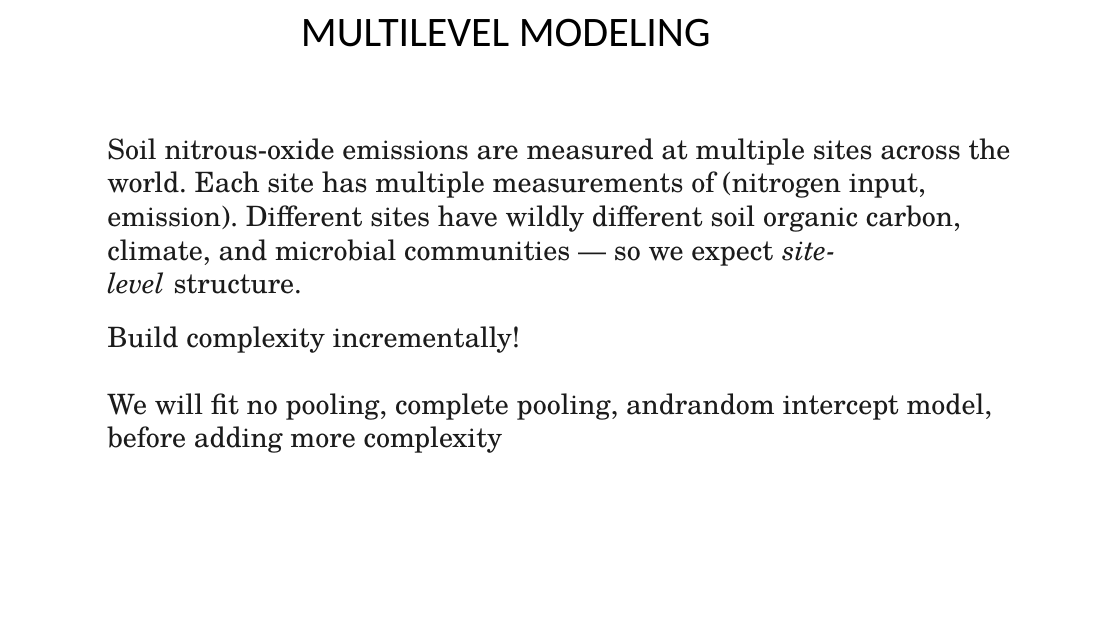
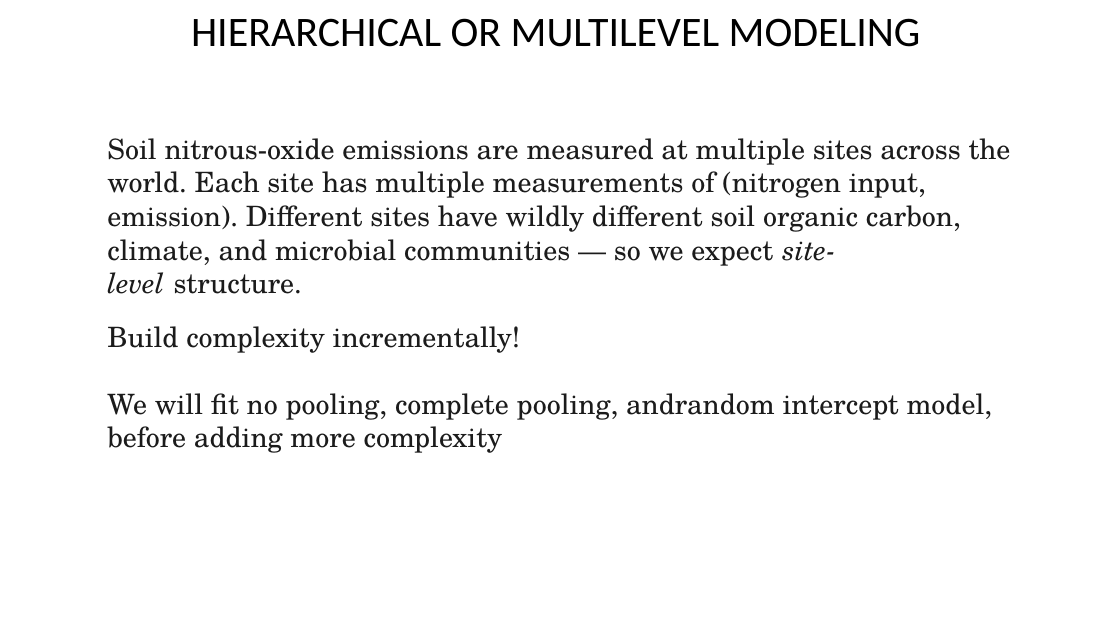
Before and after one commit to taaltree/FW536, a slide deck: slide 13 of Day5_BayesII/FW536_Day5_BayesII.pptx (slide 15 before the commit). Drawn at 1120x630 pixels with LibreOffice and Linux fonts; fonts in the diff are those of the drawing. Boxes give left, top, right and bottom in pixels: in the first picture for what was removed or moved away, otherwise in the second. Text is boxed around its words. In the diff, an @@ line names an element or a change of style, - is before the commit and + after.

```diff
--- a/Day5_BayesII/FW536_Day5_BayesII.pptx
+++ b/Day5_BayesII/FW536_Day5_BayesII.pptx
@@ text at box(191, 18, 921, 47): text changed @@
-MULTILEVEL MODELING
+HIERARCHICAL OR MULTILEVEL MODELING
```
Also in this commit, not shown: 6 other slides changed, 3 slides added, 2 slides removed, 4 other files.
